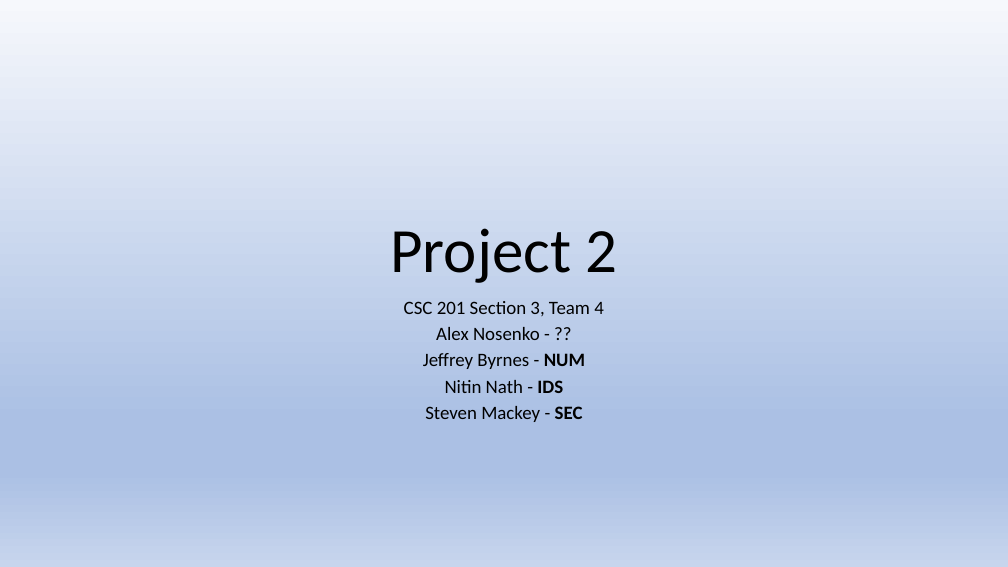
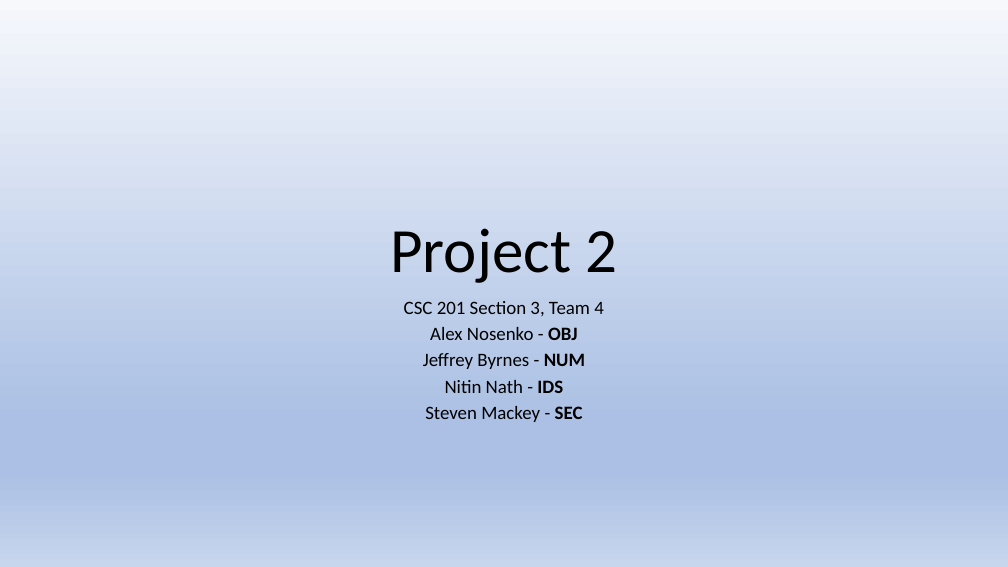
Before and after one commit to stevester94/CSC201_Project, a slide deck: slide 1 of Project2.pptx. Drawn at 1008x567 pixels with LibreOffice and Linux fonts; fonts in the diff are those of the drawing. Boxes give left, top, right and bottom in pixels: in the first picture for what was removed or moved away, otherwise in the second. Text is boxed around its words. In the diff, an @@ line names an element or a change of style, - is before the commit and + after.

```diff
--- a/Project2.pptx
+++ b/Project2.pptx
@@ text at <box>430,327,578,340</box>: text changed @@
-Alex Nosenko - ??
+Alex Nosenko - OBJ
```
Also in this commit, not shown: 5 other slides changed, 8 slides added.
